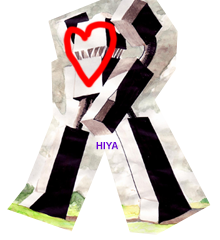
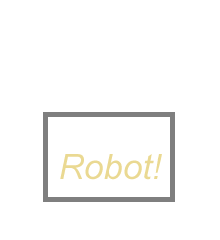
Layer changes from the first 220 x 240 image to the second:
added layer "BOUNDS" (50%) above "{reg}" over [43, 112, 175, 202]
renamed "Robot!" to "`Robot!", showed it over [60, 154, 162, 180]
hid group "-robot" (4 layers) over [7, 0, 211, 235]
hid "HIYA" over [96, 142, 119, 150]
